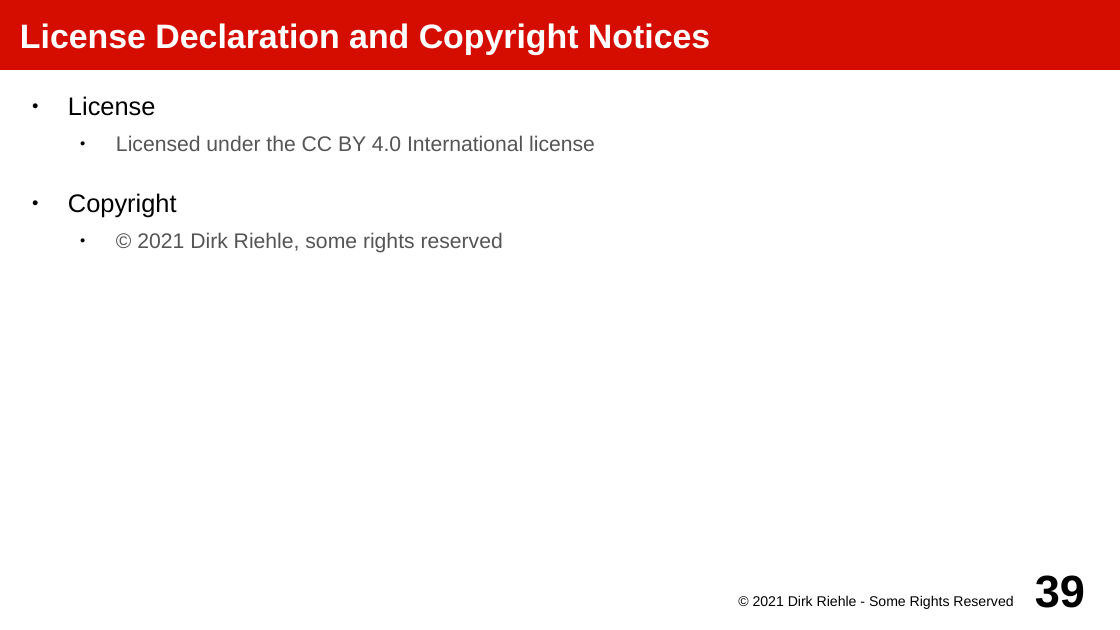
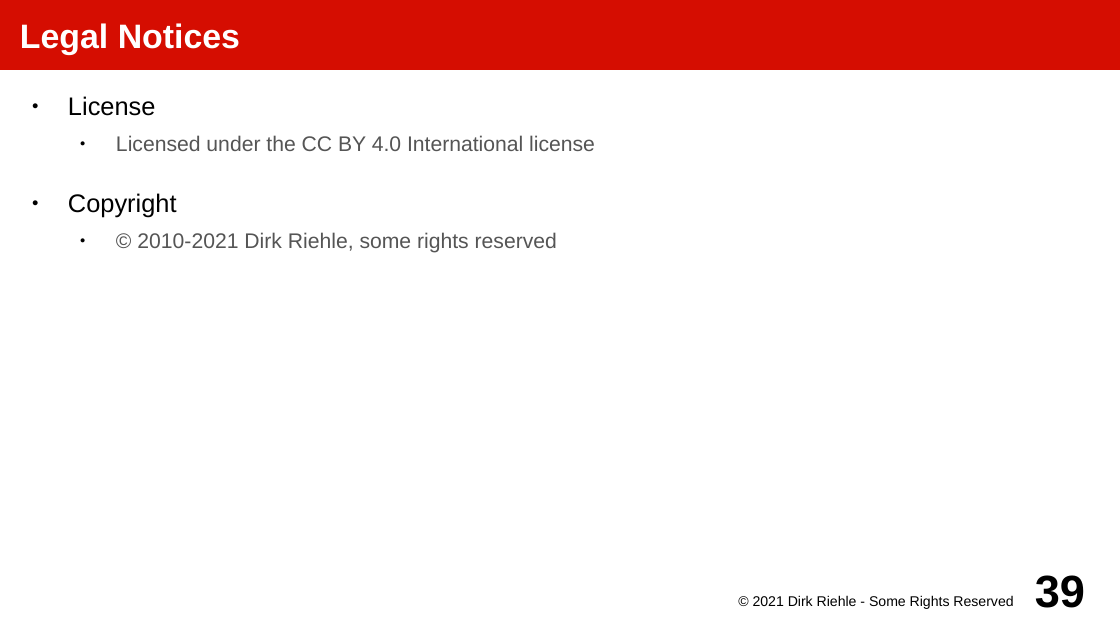
Before and after one commit to dirkriehle/amos-course, a slide deck: slide 39 of Lecture slides/AMOS C01 - Software Processes.odp. Drawn at 1120x630 pixels with LibreOffice and Linux fonts; fonts in the diff are those of the drawing. Boxes give left, top, right and bottom in pixels: in the first picture for what was removed or moved away, otherwise in the second. Text is boxed around its words. In the diff, an @@ line names an element or a change of style, - is before the commit and + after.

Commit message:
Updated legal notices

```diff
--- a/Lecture slides/AMOS C01 - Software Processes.odp
+++ b/Lecture slides/AMOS C01 - Software Processes.odp
@@ title at bbox=[20, 23, 240, 55]: text changed @@
-License Declaration and Copyright Notices
+Legal Notices
@@ text at bbox=[137, 232, 557, 253]: text changed @@
-  ● © 2021 Dirk Riehle, some rights reserved
+  ● © 2010-2021 Dirk Riehle, some rights reserved
```
Also in this commit, not shown: 25 other files.
